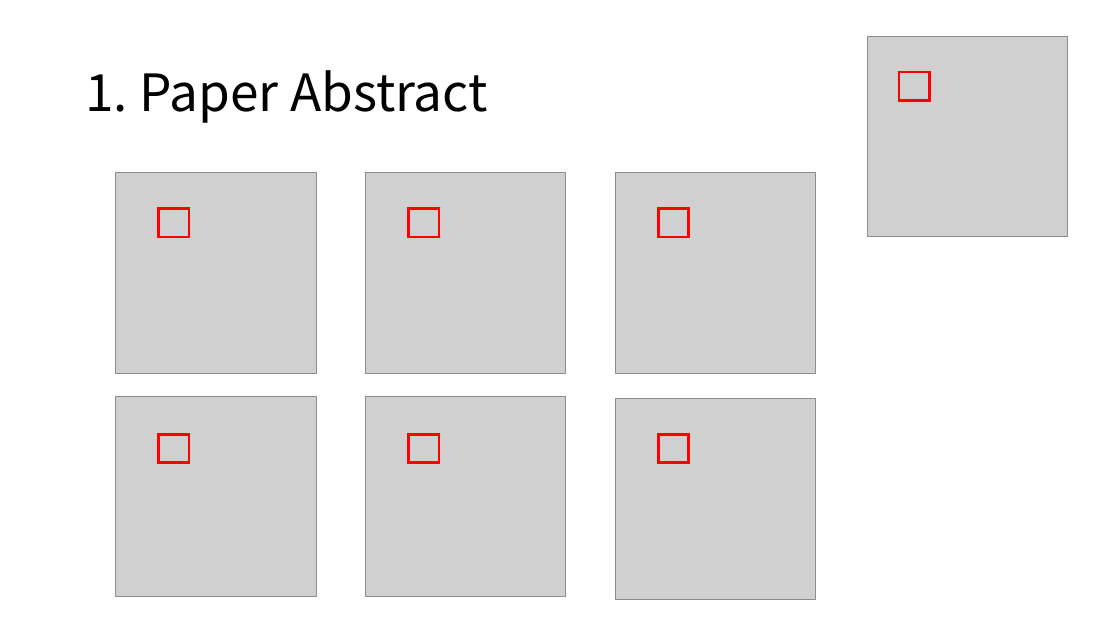
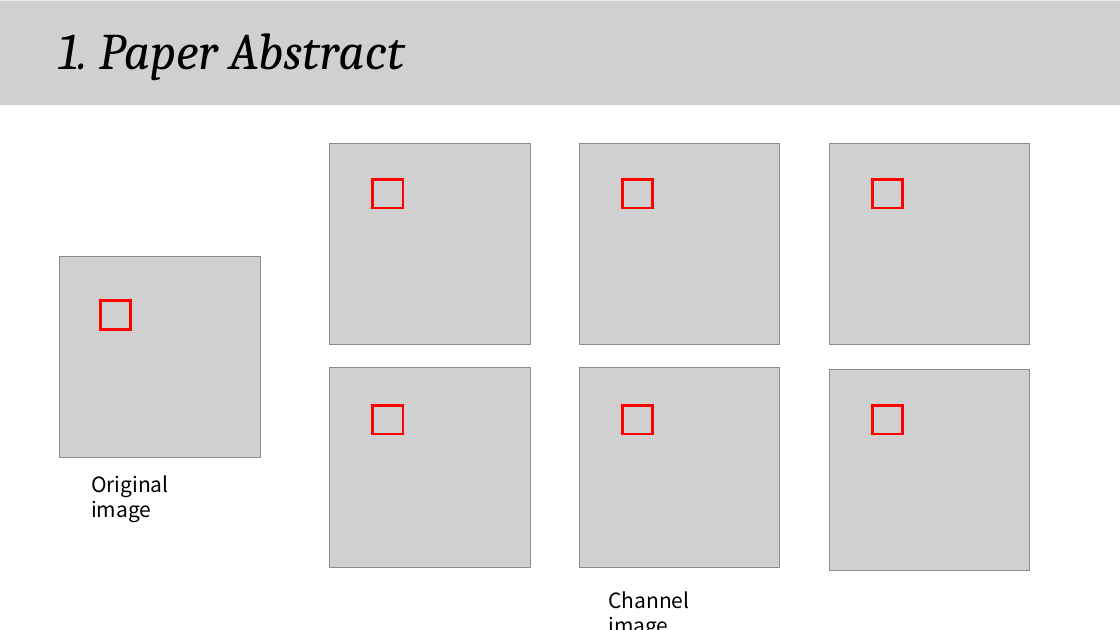
Before and after one commit to chroion/paper-review, a slide deck: slide 7 of Patch Distribution Modeling Framework for Anomaly Detection and Localization/Patch Distribution Modeling Framework for Anomaly Detection and Localization(eng).pptx (slide 6 before the commit). Drawn at 1120x630 pixels with LibreOffice and Linux fonts; fonts in the diff are those of the drawing; grey boxes stand for pictures. Boxes give left, top, right and bottom in pixels: in the first picture for what was removed or moved away, otherwise in the second. Text is boxed around its words. In the diff, an @@ line names an element or a change of style, - is before the commit and + after.

Commit message:
6th paper

```diff
--- a/Patch Distribution Modeling Framework for Anomaly Detection and Localization/Patch Distribution Modeling Framework for Anomaly Detection and Localization(eng).pptx
+++ b/Patch Distribution Modeling Framework for Anomaly Detection and Localization/Patch Distribution Modeling Framework for Anomaly Detection and Localization(eng).pptx
@@ picture added at box(0, 1, 1120, 105) @@
@@ text "1. Paper Abstract": place and size @@
-text "1. Paper Abstract" at box(85, 70, 488, 123)
+text "1. Paper Abstract" at box(58, 33, 405, 80)
@@ text "1. Paper Abstract" at box(58, 33, 405, 80): font Noto Sans CJK KR to Cambria, italic on @@
@@ picture: place and size @@
-picture at box(867, 36, 1068, 237)
+picture at box(60, 257, 260, 458)
@@ rectangle: place and size @@
-rectangle at box(899, 72, 929, 101)
+rectangle at box(101, 301, 131, 329)
@@ 6 pictures, 6 rectangles: place and size @@
-6 pictures, 6 rectangles at box(116, 173, 816, 600)
+6 pictures, 6 rectangles at box(329, 144, 1030, 571)
@@ text added at box(91, 475, 169, 523), 18 pt, text #000000 @@
+Original image
@@ text added at box(608, 591, 689, 609), 18 pt, text #000000 @@
+Channel image
```
Also in this commit, not shown: 8 other slides changed, 3 slides added, 1 slide removed.
